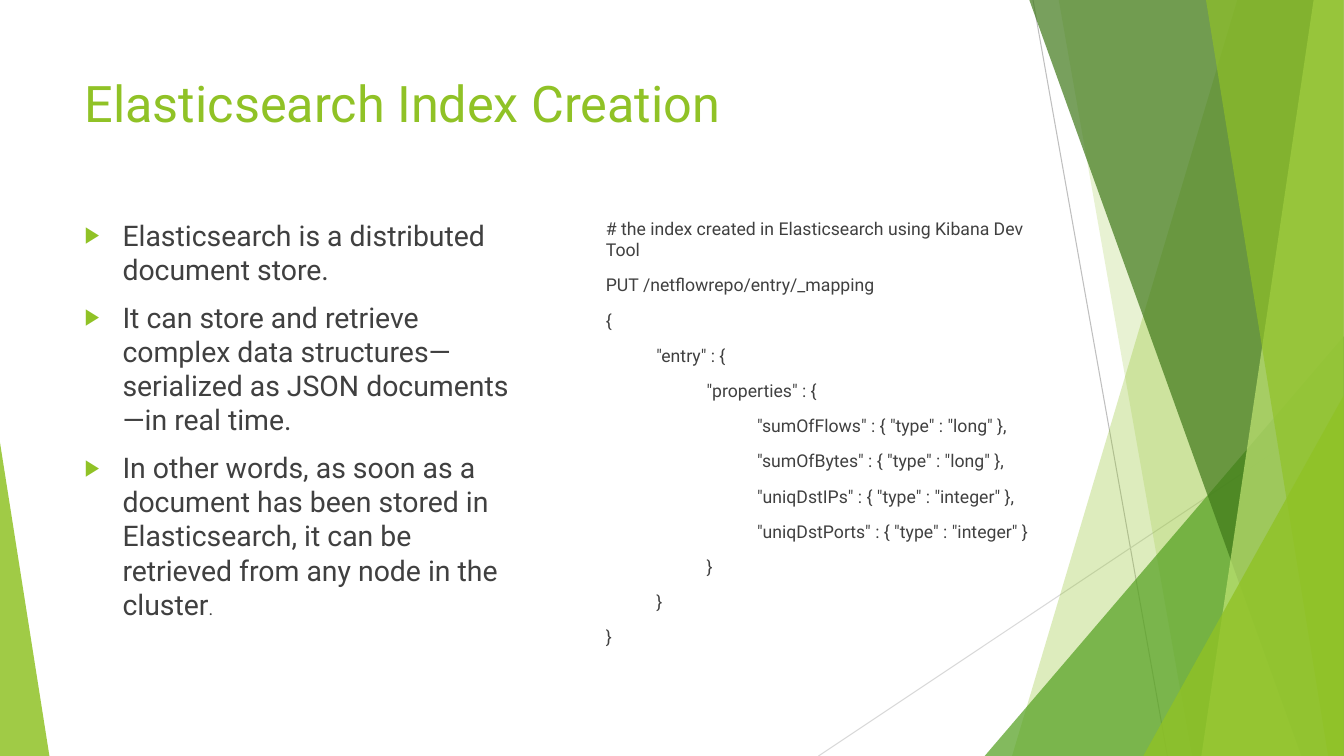
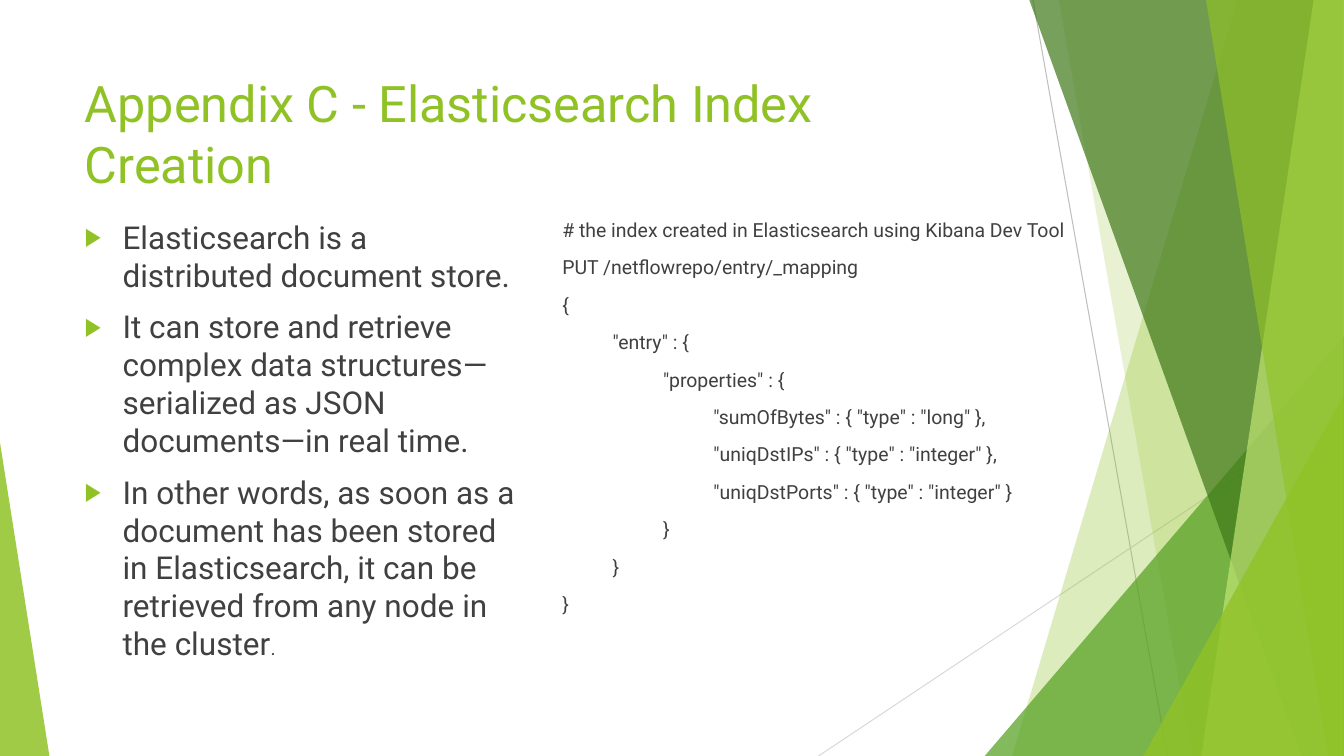
Before and after one commit to blynotes/CS6301_SDN, a slide deck: slide 23 of project_ppt.pptx (slide 9 before the commit). Drawn at 1344x756 pixels with LibreOffice and Linux fonts; fonts in the diff are those of the drawing. Boxes give left, top, right and bottom in pixels: in the first picture for what was removed or moved away, otherwise in the second. Text is boxed around its words. In the diff, an @@ line names an element or a change of style, - is before the commit and + after.

```diff
--- a/project_ppt.pptx
+++ b/project_ppt.pptx
@@ title at (85,84,813,184): text changed @@
-Elasticsearch Index Creation
+Appendix C - Elasticsearch Index Creation
@@ text "Elasticsearch is a distributed document ..." at (123,225,514,656): size 20.3 to 22.5 pt; size 12.6 to 13.9 pt in "cluster." @@
@@ text "# the index created in ...": place and size @@
-text "# the index created in ..." at (606,221,1023,542)
+text "# the index created in ..." at (562,222,1065,503)
@@ text "# the index created in ..." at (562,222,1065,503): size 12.6 to 13.9 pt @@
@@ text at (757,418,993,436): paragraph removed @@
-"sumOfFlows" : { "type" : "long" },
```
Also in this commit, not shown: 6 other slides changed, 16 slides added, 11 slides removed.
